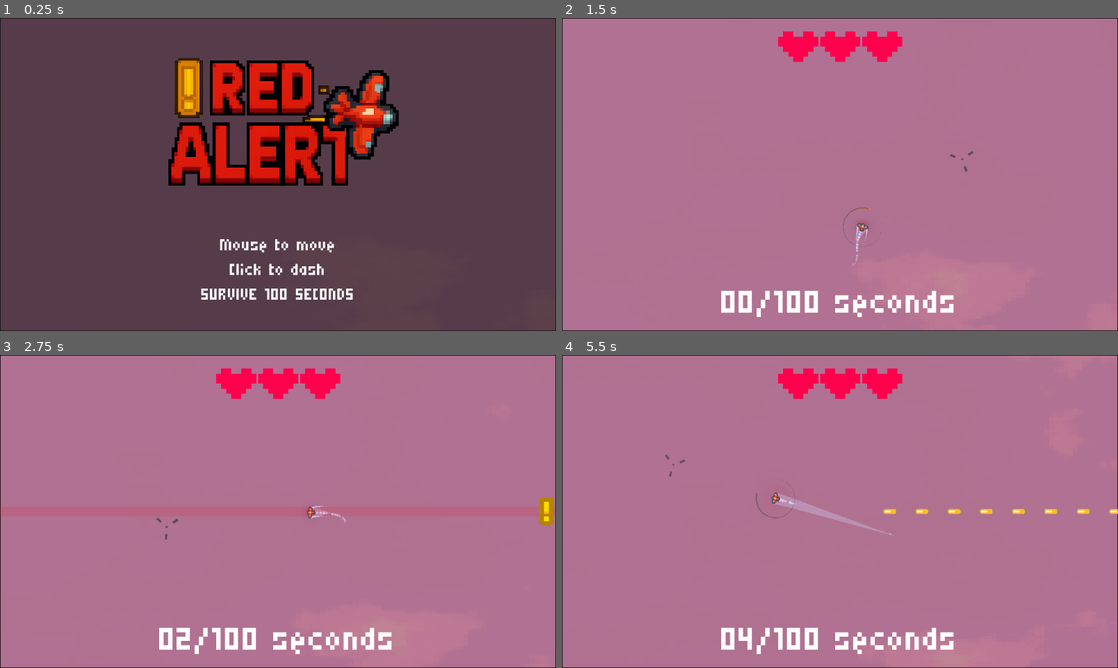
Above: before the commit, frames 1-4 (two rows, left to right).
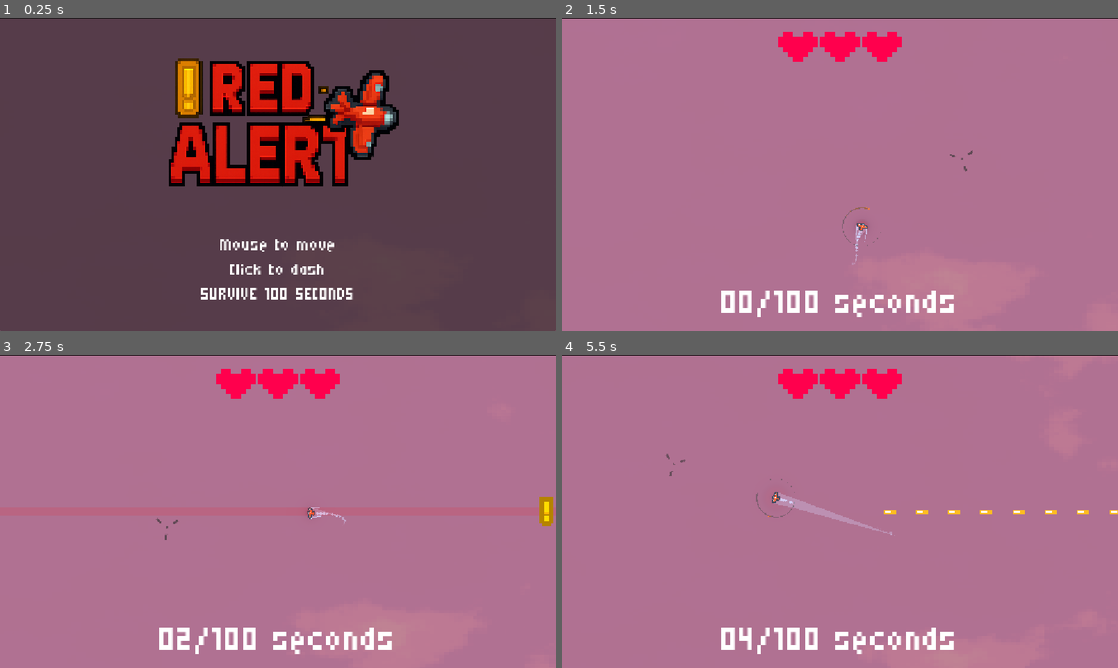
Above: after the commit, the same moments.

Repository: kickflip-games/red_alert
Game: Godot game, scene res://scenes/Main.tscn
Two runs of this game, one before a commit and one after it. Both use one fixed random seed, a clock stepped at 60 frames per second and the inputs below.
Inputs (mouse positions are in pixels of both pictures, inside the frame that each line leads up to):
- Up to frame 1 (0.25 s): no input
- Up to frame 2 (1.5 s): click (840, 174) at 0.5 s; move the mouse to (962, 158) at 1.27 s; press the mouse at (962, 158) at 1.28 s
- Up to frame 3 (2.75 s): move the mouse to (166, 527) at 2.02 s; release the mouse at (166, 527) at 2.03 s; click (166, 527) at 2.1 s
- Up to frame 4 (5.5 s): move the mouse to (895, 442) at 2.77 s; press the mouse at (895, 442) at 2.78 s; move the mouse to (812, 574) at 3.52 s; release the mouse at (812, 574) at 3.53 s; click (812, 574) at 3.6 s; move the mouse to (1006, 558) at 4.27 s; press the mouse at (1006, 558) at 4.28 s; move the mouse to (673, 464) at 5.02 s; release the mouse at (673, 464) at 5.03 s; click (673, 464) at 5.1 s

The runs differ from the first frame. In frame 1, 3.1% of the frame differs, in the area x 0-100%, y 0-100%; in frame 2, 1.4%; in frame 3, 1.4%; in frame 4, 1.6%.

Commit message:
published V1

Diff:
--- a/project.godot
+++ b/project.godot
@@ -21,7 +21,7 @@
 
 [display]
 
-window/stretch/mode="viewport"
+window/stretch/mode="canvas_items"
 
 [global_group]
 
@@ -45,4 +45,6 @@
 textures/canvas_textures/default_texture_filter=0
 renderer/rendering_method="gl_compatibility"
 renderer/rendering_method.mobile="gl_compatibility"
+textures/vram_compression/import_etc2_astc=true
 environment/defaults/default_clear_color=Color(0.82244706, 0.52591825, 0.49723965, 1)
+2d/snap/snap_2d_transforms_to_pixel=true
Not shown, removed: addons/radial_progress/RadialProgress.gd
Not shown, removed: addons/radial_progress/RadialProgress.gd.uid
Binary file removed: addons/radial_progress/icon.png
Not shown, removed: addons/radial_progress/icon.png.import
Not shown, removed: addons/radial_progress/plugin.cfg
Not shown, removed: addons/radial_progress/radial_progress.gd
Not shown, removed: addons/radial_progress/radial_progress.gd.uid
Not shown, removed: addons/radial_progress/LICENSE
Not shown, removed: addons/radial_progress/version.py
